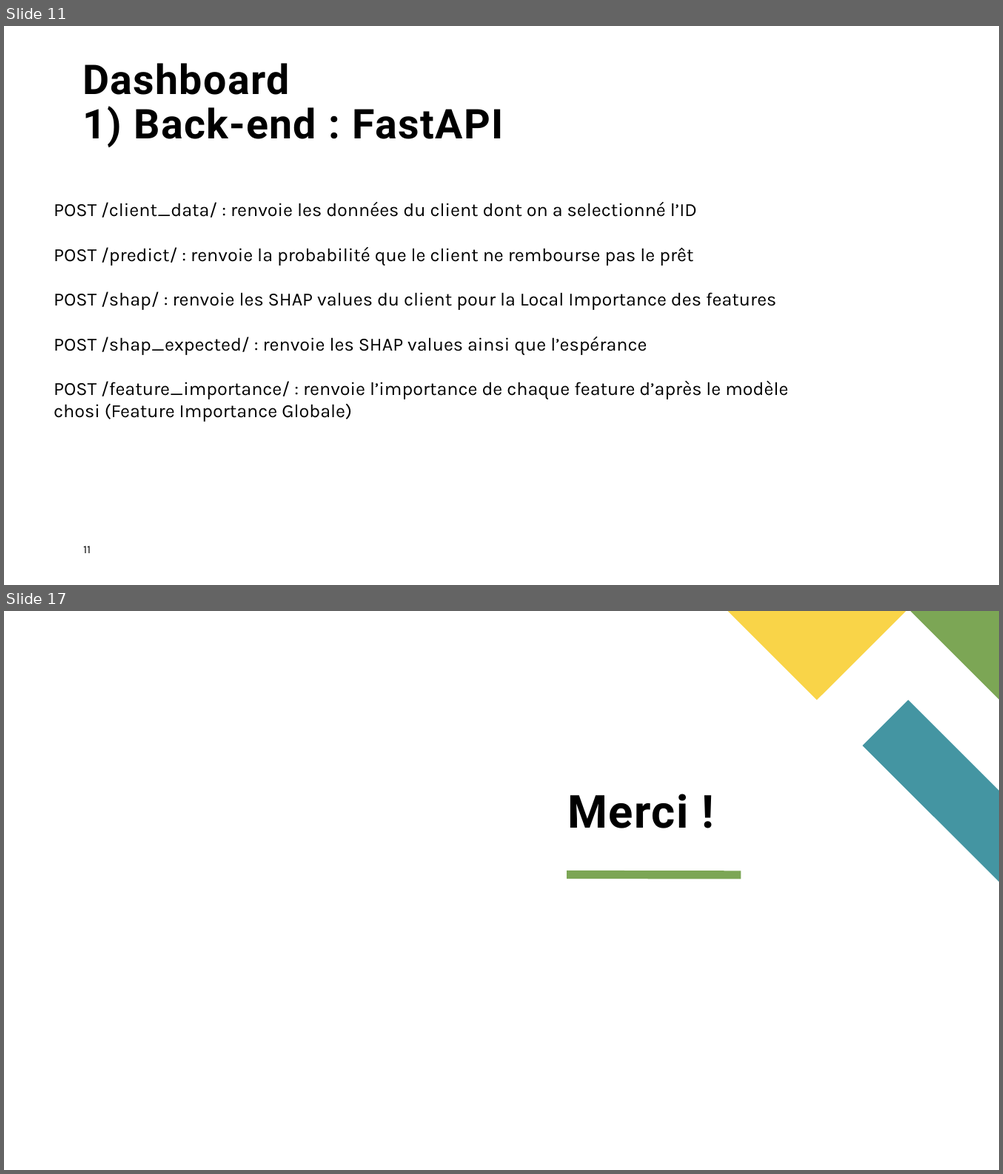
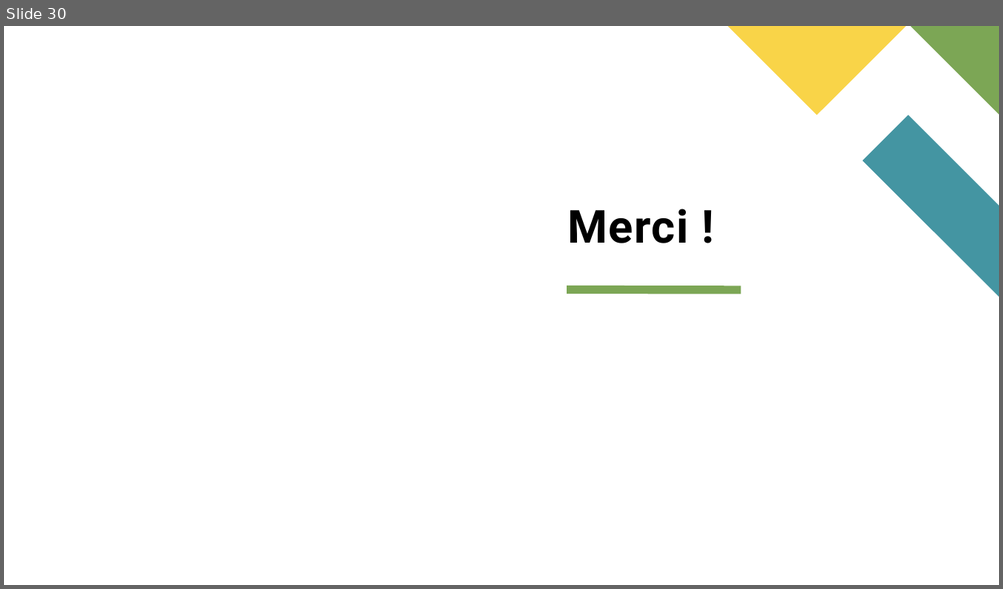
Before and after one commit to oumeima-elgharbi/P8_Data_Science_OpenClassrooms, a slide deck: P8_presentation.pptx. Shown one above the other, each under a label of ours: slides 11 and 17 before the commit, slide 30 after it; the slides between them are not shown. The pictures are 1003x1174 and 1003x589 pixels, drawn with LibreOffice and Linux fonts; fonts in the diff are those of the drawing. Boxes give left, top, right and bottom in pixels: in the first picture for what was removed or moved away, otherwise in the second. Text is boxed around its words. In the diff, an @@ line names an element or a change of style, - is before the commit and + after.

```diff
--- a/P8_presentation.pptx
+++ b/P8_presentation.pptx
@@ slide 11 removed at (x1=4, y1=26, x2=999, y2=585), background #FFFFFF @@
@@ title removed at (x1=82, y1=63, x2=504, y2=147) @@
-Dashboard
-1) Back-end : FastAPI
@@ text removed at (x1=54, y1=202, x2=788, y2=422) @@
-POST /client_data/ : renvoie les données du client dont on a selectionné l’ID
-POST /predict/ : renvoie la probabilité que le client ne rembourse pas le prêt
-POST /shap/ : renvoie les SHAP values du client pour la Local Importance des features
-POST /shap_expected/ : renvoie les SHAP values ainsi que l’espérance
-POST /feature_importance/ : renvoie l’importance de chaque feature d’après le modèle chosi (Feature Importance Globale)
@@ page number removed at (x1=83, y1=546, x2=91, y2=554) @@
-11
@@ what was slide 17 is now slide 30 @@
```
Also in this commit, not shown: 3 slides changed, 26 slides added, 12 other slides removed, 1 other file.
